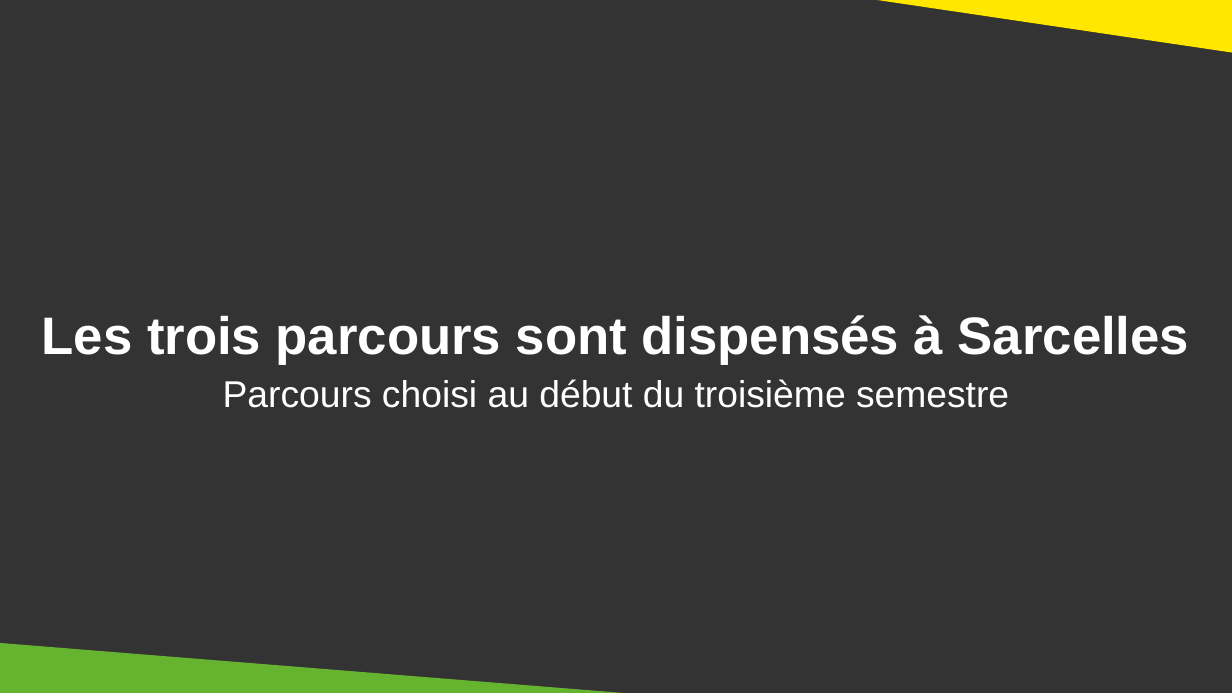
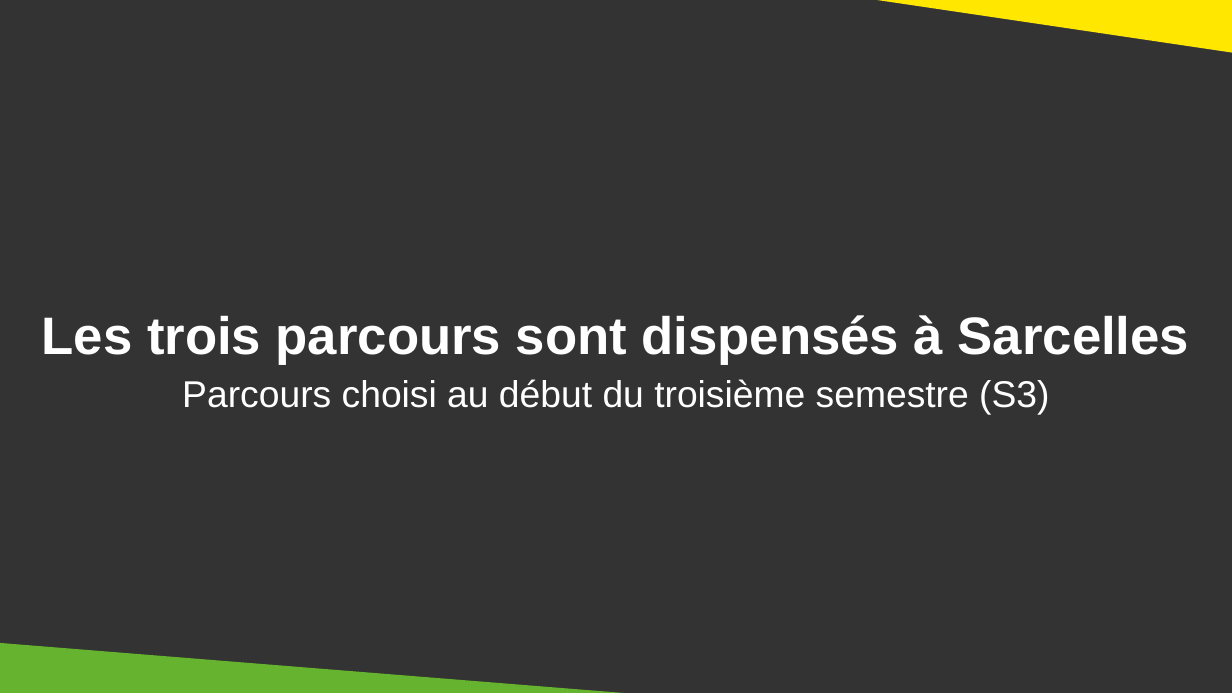
Before and after one commit to DanYellow/cours, a slide deck: slide 19 of presentation-formation-mmi/presentation.odp (slide 16 before the commit). Drawn at 1232x693 pixels with LibreOffice and Linux fonts; fonts in the diff are those of the drawing. Boxes give left, top, right and bottom in pixels: in the first picture for what was removed or moved away, otherwise in the second. Text is boxed around its words. In the diff, an @@ line names an element or a change of style, - is before the commit and + after.

```diff
--- a/presentation-formation-mmi/presentation.odp
+++ b/presentation-formation-mmi/presentation.odp
@@ text at bbox=[182, 379, 1049, 415]: text changed @@
-Parcours choisi au début du troisième semestre
+Parcours choisi au début du troisième semestre (S3)
```
Also in this commit, not shown: 9 other slides changed, 4 slides added, 7 other files.
